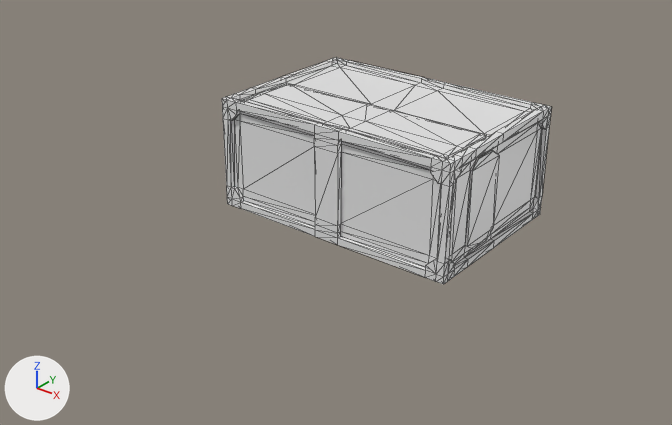
What one commit did to the COLLADA model 03 SceneTest/SceneTest/Container/container.dae.
Camera for both pictures: a 50 mm camera at (11.37, -15.93, 9.37) aimed at (-0.49, -1.1, 0.18). Arrows for +X, +Y and +Z are at lower left; the lights stay in place. Mesh edges are drawn as thin lines.

Script lines for the objects in view, before the commit:
```python
me_container = bpy.data.meshes.new('Container')
me_container.from_pydata(...)  # 442 vertices, 874 faces; spans x -3.0..3.0, y -2.04..2.04, z 0.0..2.6
me_container.materials.append(mat_metalic)  # its picture is missing
ob_container = bpy.data.objects.new('Container', me_container)
ob_container.location = (0.0, 0.0, 0.0)
```
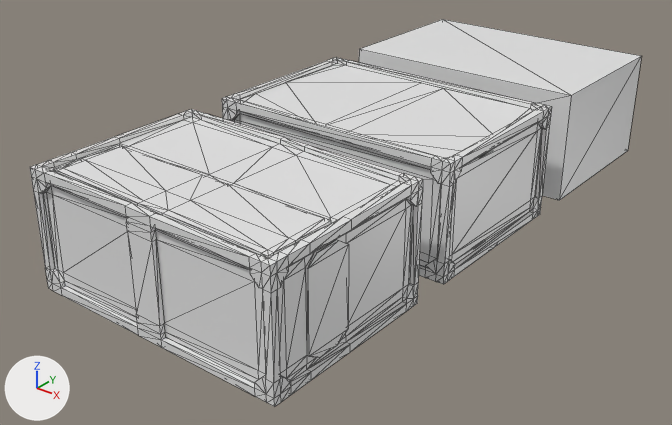
Boxes [x1, y1, x2, y2] around the edits, measured in the pictures (672 x 425 px):
'Container_H', added
    after: [30, 109, 423, 407]
'Container_L', added
    after: [359, 19, 642, 200]
part 1 of me_container, deleted
    before: [235, 61, 543, 277]

The change, as a diff of the scene's bpy script:
```diff
--- a/03 SceneTest/SceneTest/Container/container.dae.py
+++ b/03 SceneTest/SceneTest/Container/container.dae.py
@@ me_container @@
 # used by ob_container; location = (0.0, 0.0, 0.0)
-me_container.from_pydata(...)  # 442 vertices, 874 faces; spans x -3.0..3.0, y -2.04..2.04, z 0.0..2.6
+me_container.from_pydata(...)  # 258 vertices, 487 faces; spans x -3.0..3.0, y -2.04..2.04, z 0.0..2.6
+# me_container part 1: 184 vertices removed from x -3.0..3.0, y -2.04..2.04, z 0.0..2.6
 me_container.materials.append(mat_metalic)
@@ me_container_l @@
+me_container_l.from_pydata(...)  # a box spanning x -3.0..3.0, y -2.0..2.0, z 0.0..2.6
+me_container_l.materials.append(mat_metalic)  # its picture is missing
@@ me_container_h @@
+me_container_h.from_pydata(...)  # 442 vertices, 874 faces; spans x -3.0..3.0, y -2.04..2.04, z 0.0..2.6
+me_container_h.materials.append(mat_metalic)  # its picture is missing
@@ ob_container_l @@
+ob_container_l = bpy.data.objects.new('Container_L', me_container_l)
+ob_container_l.location = (0.0, 5.0, 0.0)
@@ ob_container_h @@
+ob_container_h = bpy.data.objects.new('Container_H', me_container_h)
+ob_container_h.location = (0.0, -5.0, 0.0)
```
